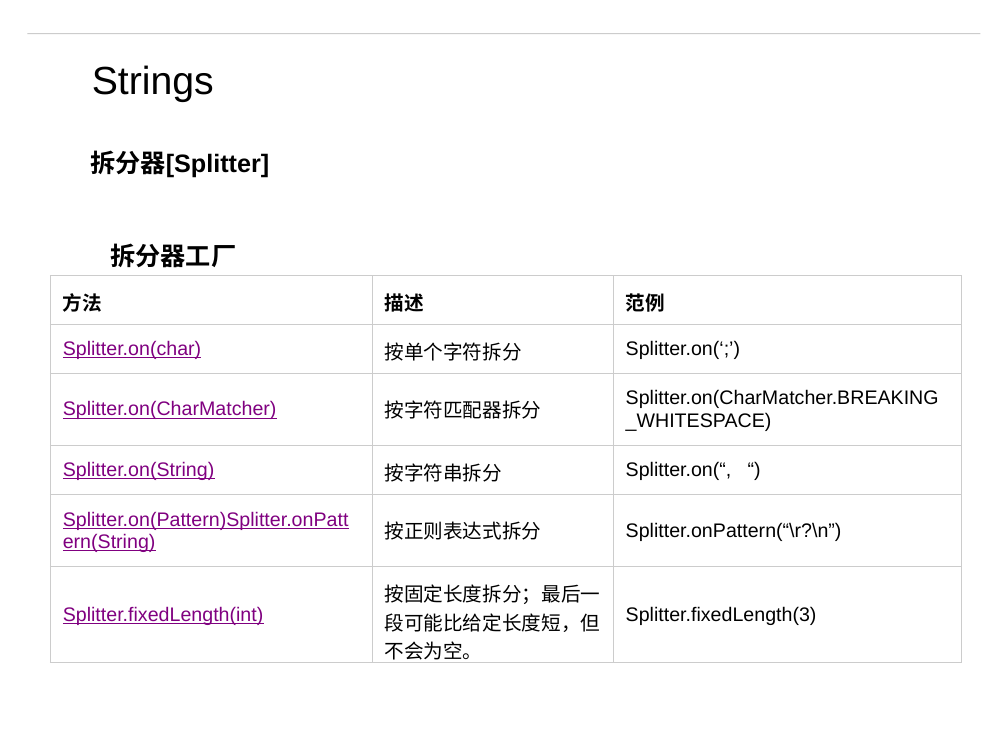
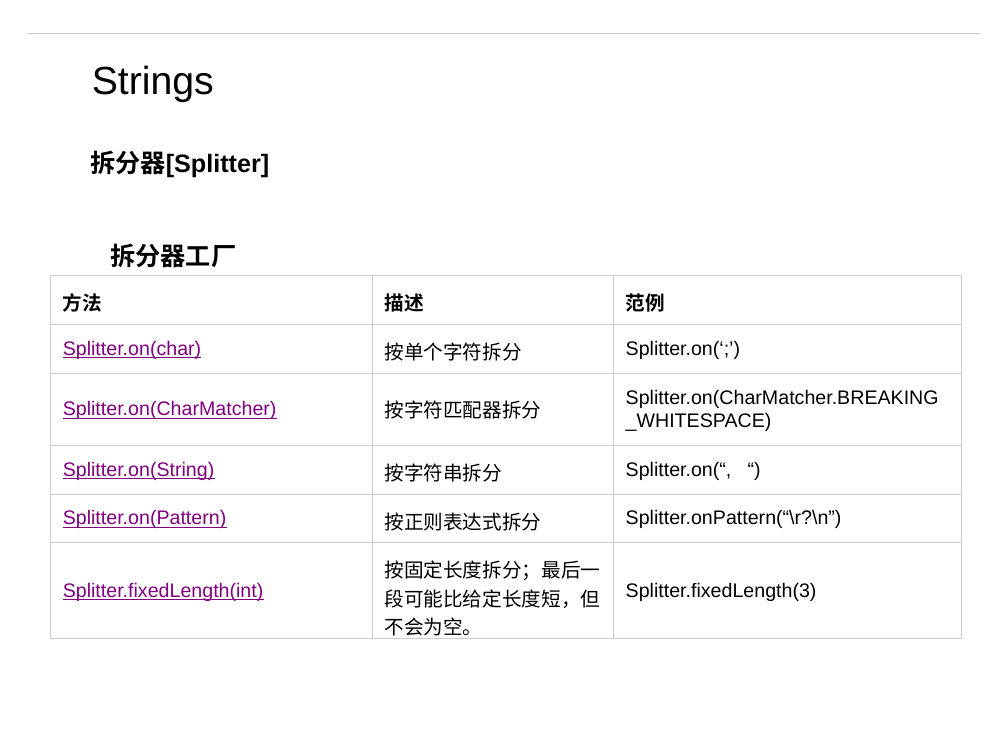
Before and after one commit to matt19870107/Guava, a slide deck: slide 38 of Guava.pptx. Drawn at 1008x756 pixels with LibreOffice and Linux fonts; fonts in the diff are those of the drawing; background and template pictures are left out. Boxes give left, top, right and bottom in pixels: in the first picture for what was removed or moved away, otherwise in the second. Text is boxed around its words. In the diff, an @@ line names an element or a change of style, - is before the commit and + after.

Commit message:
Strings

```diff
--- a/Guava.pptx
+++ b/Guava.pptx
@@ table at (x1=50, y1=276, x2=962, y2=643) @@
-row 5, column 1: Splitter.on(Pattern)Splitter.onPattern(String)
+row 5, column 1: Splitter.on(Pattern)
```
Also in this commit, not shown: 1 other slide changed, 3 slides added, 10 other files.
